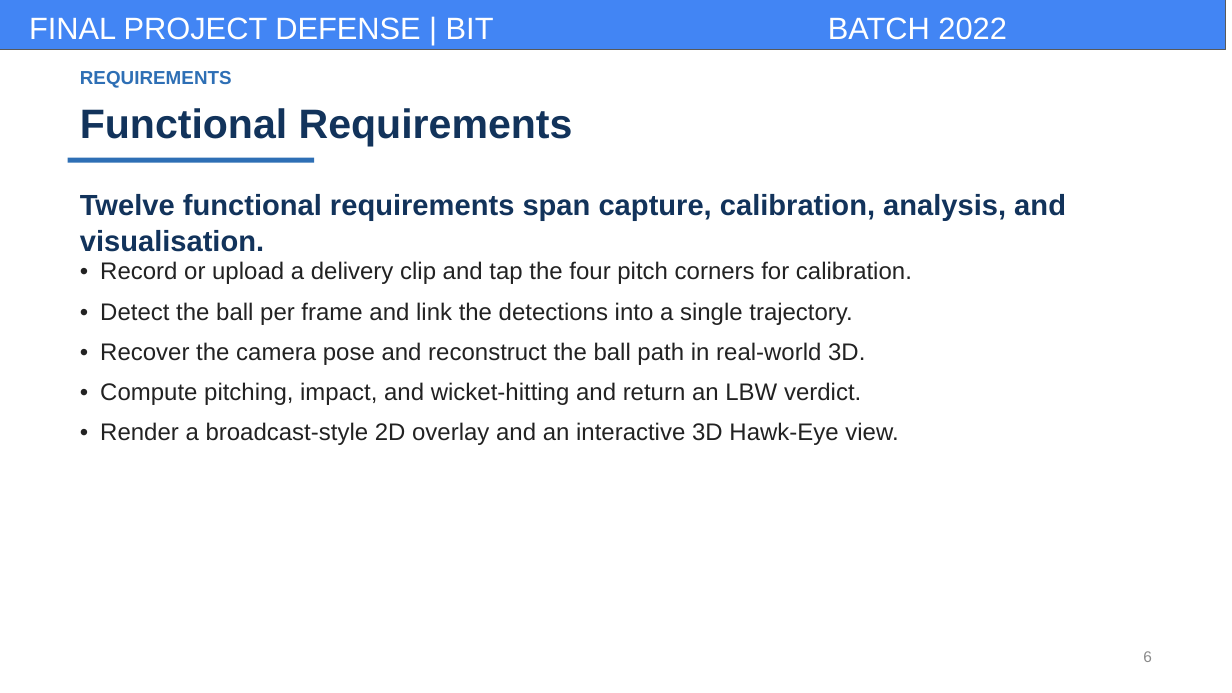
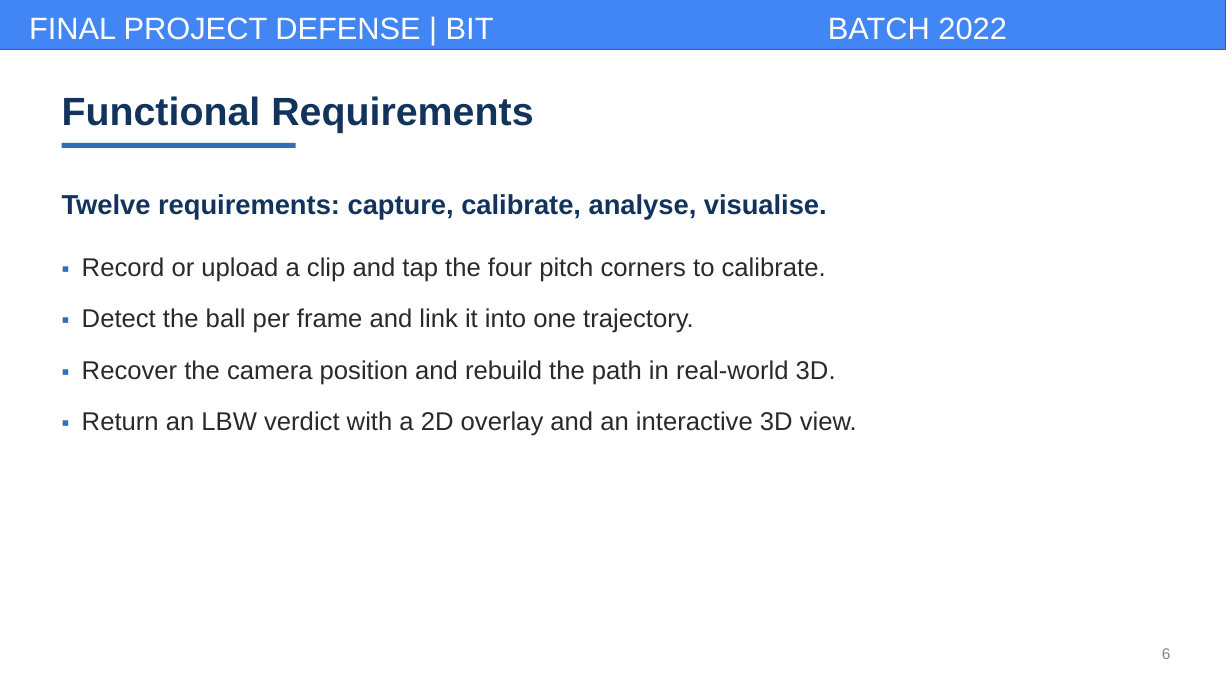
Before and after one commit to kafle1/pocket-drs, a slide deck: slide 6 of dump/report_docs/pocketdrs_presentation.pptx. Drawn at 1232x693 pixels with LibreOffice and Linux fonts; fonts in the diff are those of the drawing; background and template pictures are left out. Boxes give left, top, right and bottom in pixels: in the first picture for what was removed or moved away, otherwise in the second. Text is boxed around its words. In the diff, an @@ line names an element or a change of style, - is before the commit and + after.

```diff
--- a/dump/report_docs/pocketdrs_presentation.pptx
+++ b/dump/report_docs/pocketdrs_presentation.pptx
@@ text "Functional Requirements" at <box>62,96,533,132</box>: vertical alignment top to middle @@
@@ text at <box>62,96,533,132</box>: text changed; size 11 to 23 pt; text colour #2E6FB5 to #12335B @@
-REQUIREMENTS
+Functional Requirements
@@ text removed at <box>80,108,573,146</box> @@
-Functional Requirements
@@ rectangle: place and size @@
-rectangle at <box>68,158,314,163</box>
+rectangle at <box>62,143,296,148</box>
@@ text "Twelve requirements: capture, calibrate, analyse, ..." at <box>62,194,827,220</box>: vertical alignment top to middle @@
@@ text at <box>62,194,827,220</box>: text changed; size 17 to 16 pt @@
-Twelve functional requirements span capture, calibration, analysis, and visualisation.
+Twelve requirements: capture, calibrate, analyse, visualise.
@@ text at <box>82,257,857,436</box>: text changed; size 14 to 15 pt; text colour #222222 to #2A2A2A @@
-• Record or upload a delivery clip and tap the four pitch corners for calibration.
-• Detect the ball per frame and link the detections into a single trajectory.
-• Recover the camera pose and reconstruct the ball path in real-world 3D.
-• Compute pitching, impact, and wicket-hitting and return an LBW verdict.
-• Render a broadcast-style 2D overlay and an interactive 3D Hawk-Eye view.
+▪ Record or upload a clip and tap the four pitch corners to calibrate.
+▪ Detect the ball per frame and link it into one trajectory.
+▪ Recover the camera position and rebuild the path in real-world 3D.
+▪ Return an LBW verdict with a 2D overlay and an interactive 3D view.
@@ text "6" at <box>1162,648,1171,659</box>: text colour #8A8A8A to #7C8690; line spacing 1 to 1.04 @@
```
Also in this commit, not shown: 11 other slides changed, 10 slides added, 8 slides removed, 39 other files.
